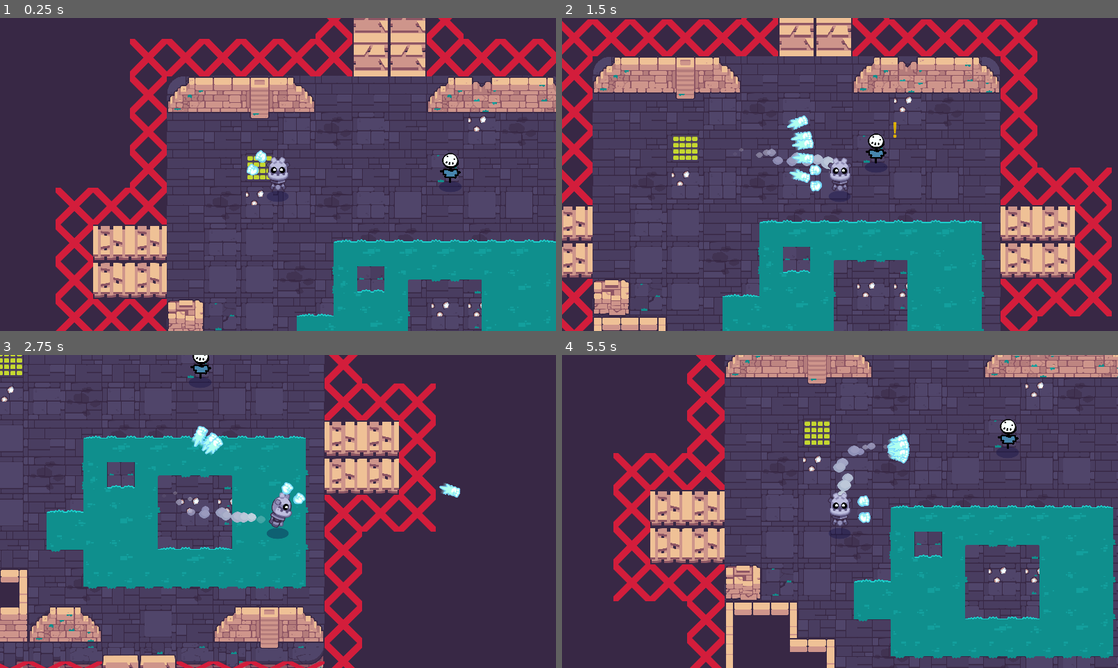
Above: before the commit, frames 1-4 (two rows, left to right).
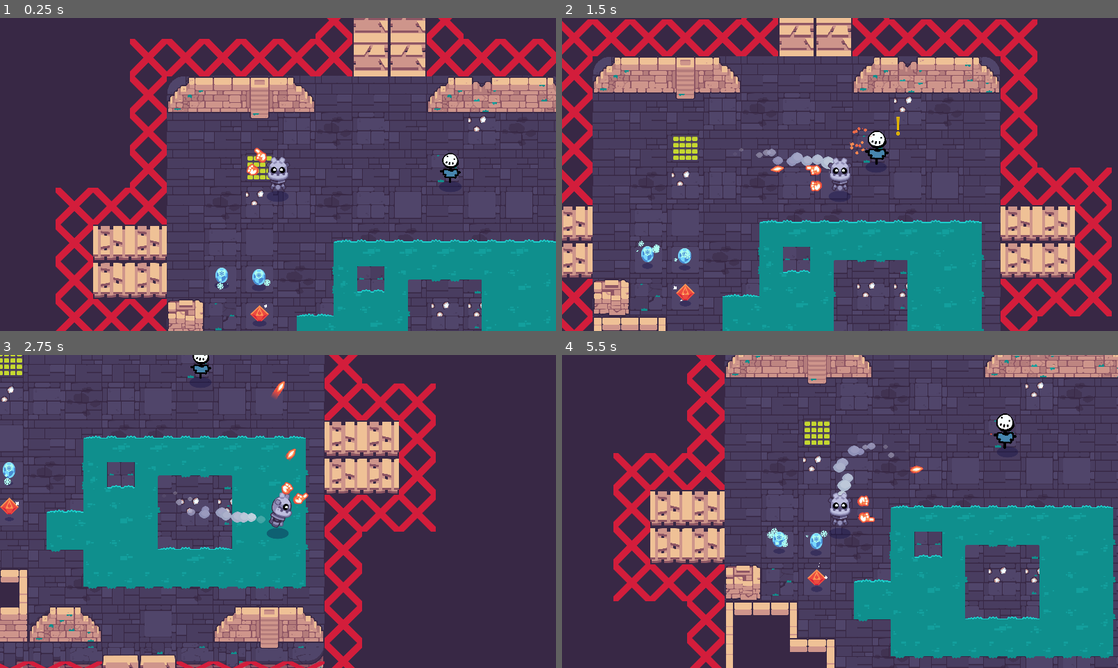
Above: after the commit, the same moments.

Repository: DavidZajicek/Sorcerers-Challenge
Game: Godot game, scene res://rooms/TestRoom.tscn
The game is run twice, just before and just after one commit, with the same random seed, the same clock (stepped at 60 frames per second) and the same inputs. Sound files missing from this copy of the repository are replaced by a short silence.
Inputs (mouse positions are in pixels of both pictures, inside the frame that each line leads up to):
- Up to frame 1 (0.25 s): no input
- Up to frame 2 (1.5 s): move the mouse to (962, 158) at 0.52 s; press the mouse at (962, 158) at 0.53 s; hold D (move_right) 0.53-1.28 s; move the mouse to (728, 190) at 1.27 s; release the mouse at (728, 190) at 1.28 s; hold S (move_down) from 1.28 s (still down); click (728, 190) at 1.35 s
- Up to frame 3 (2.75 s): move the mouse to (333, 442) at 2.02 s; release S (move_down) at 2.03 s; press the mouse at (333, 442) at 2.03 s; hold D (move_right) from 2.03 s (still down)
- Up to frame 4 (5.5 s): move the mouse to (812, 574) at 2.77 s; release D (move_right) at 2.78 s; release the mouse at (812, 574) at 2.78 s; hold W (move_up) 2.78-3.53 s; click (812, 574) at 2.85 s; move the mouse to (1006, 558) at 3.52 s; press the mouse at (1006, 558) at 3.53 s; hold A (move_left) 3.53-5.03 s; move the mouse to (673, 464) at 4.27 s; release the mouse at (673, 464) at 4.28 s; click (673, 464) at 4.35 s; move the mouse to (867, 511) at 5.02 s; press the mouse at (867, 511) at 5.03 s; hold S (move_down) from 5.03 s (still down)

The runs differ from the first frame. In frame 1, 0.4% of the frame differs, in the area x 38-49%, y 41-97%; in frame 2, 1.2%, in the area x 13-61%, y 31-91%; in frame 3, 0.9%; in frame 4, 1.0%.

Commit message:
Add spell pickup items

Diff:
--- a/bullets/ice_fist/IceFist.gd
+++ b/bullets/ice_fist/IceFist.gd
@@ -5,23 +5,13 @@
 onready var _animation_player := $AnimationPlayer as AnimationPlayer
 onready var _ice_splash_particles := $IceSplashParticles2D as Particles2D
 
-var current_speed : float
 
 func _ready() -> void:
 	_animation_player.connect("animation_finished", self, "_on_AnimationPlayer_animation_finished")
 	_animation_player.play("spawn")
 
-func _move(delta: float) -> void:
-	if current_speed < speed:
-		current_speed += acceleration
-	var distance := current_speed * delta
-	var motion := transform.x * current_speed * delta
-
-	position += motion
-
-	_travelled_distance += distance
-	if _travelled_distance > max_range:
-		_destroy()
+func _physics_process(delta: float) -> void:
+	speed += acceleration * delta
 
 func _destroy():
 	_disable()
--- a/bullets/ice_fist/IceFist.tscn
+++ b/bullets/ice_fist/IceFist.tscn
@@ -163,7 +163,7 @@
 script = ExtResource( 1 )
 speed = 300.0
 damage = 3
-acceleration = 10.0
+acceleration = 500.0
 
 [node name="Sprite" type="Sprite" parent="."]
 scale = Vector2( 1e-05, 1e-05 )
--- /dev/null
+++ b/pickups/fire_spells/PickupFireSpell.tscn
@@ -0,0 +1,17 @@
+[gd_scene load_steps=6 format=2]
+
+[ext_resource path="res://pickups/Pickup.tscn" type="PackedScene" id=1]
+[ext_resource path="res://pickups/PickupSpell.gd" type="Script" id=2]
+[ext_resource path="res://spells/fire_rapid/SpellFireRapid.tscn" type="PackedScene" id=3]
+[ext_resource path="res://pickups/fire_spells/pickup_fire.png" type="Texture" id=4]
+[ext_resource path="res://pickups/fire_spells/pickup_fire.wav" type="AudioStream" id=5]
+
+[node name="PickupFireSpell" instance=ExtResource( 1 )]
+script = ExtResource( 2 )
+spell_scene = ExtResource( 3 )
+
+[node name="Sprite" parent="." index="2"]
+texture = ExtResource( 4 )
+
+[node name="AudioStreamPlayer2D" parent="." index="3"]
+stream = ExtResource( 5 )
--- /dev/null
+++ b/pickups/ice_spells/PickupIceSpell.tscn
@@ -0,0 +1,21 @@
+[gd_scene load_steps=7 format=2]
+
+[ext_resource path="res://pickups/Pickup.tscn" type="PackedScene" id=1]
+[ext_resource path="res://pickups/PickupSpell.gd" type="Script" id=2]
+[ext_resource path="res://spells/ice_punch/SpellIcePunch.tscn" type="PackedScene" id=3]
+[ext_resource path="res://pickups/ice_spells/particle_ice.png" type="Texture" id=4]
+[ext_resource path="res://pickups/ice_spells/pickup_ice.png" type="Texture" id=5]
+[ext_resource path="res://pickups/ice_spells/pickup_ice.wav" type="AudioStream" id=6]
+
+[node name="PickupIceSpell" instance=ExtResource( 1 )]
+script = ExtResource( 2 )
+spell_scene = ExtResource( 3 )
+
+[node name="Sprite" parent="." index="2"]
+texture = ExtResource( 5 )
+
+[node name="PariclesSparkle" parent="Sprite" index="0"]
+texture = ExtResource( 4 )
+
+[node name="AudioStreamPlayer2D" parent="." index="3"]
+stream = ExtResource( 6 )
--- /dev/null
+++ b/pickups/ice_spells/PickupSprayIceSpell.tscn
@@ -0,0 +1,22 @@
+[gd_scene load_steps=7 format=2]
+
+[ext_resource path="res://pickups/Pickup.tscn" type="PackedScene" id=1]
+[ext_resource path="res://pickups/PickupSpell.gd" type="Script" id=2]
+[ext_resource path="res://spells/ice_punch/SpellIcePunchSpray.tscn" type="PackedScene" id=3]
+[ext_resource path="res://pickups/ice_spells/particle_ice.png" type="Texture" id=4]
+[ext_resource path="res://pickups/ice_spells/pickup_ice.png" type="Texture" id=5]
+[ext_resource path="res://pickups/ice_spells/pickup_ice.wav" type="AudioStream" id=6]
+
+[node name="PickupSprayIceSpell" instance=ExtResource( 1 )]
+script = ExtResource( 2 )
+spell_scene = ExtResource( 3 )
+
+[node name="Sprite" parent="." index="2"]
+texture = ExtResource( 5 )
+
+[node name="PariclesSparkle" parent="Sprite" index="0"]
+amount = 10
+texture = ExtResource( 4 )
+
+[node name="AudioStreamPlayer2D" parent="." index="3"]
+stream = ExtResource( 6 )
--- a/robot/Robot.tscn
+++ b/robot/Robot.tscn
@@ -8,7 +8,7 @@
 [ext_resource path="res://robot/Robot.gd" type="Script" id=6]
 [ext_resource path="res://props/shadow/Shadow.tscn" type="PackedScene" id=7]
 [ext_resource path="res://robot/death_03.wav" type="AudioStream" id=8]
-[ext_resource path="res://spells/ice_punch/SpellIcePunchSpray.tscn" type="PackedScene" id=9]
+[ext_resource path="res://spells/fire_basic/SpellBasicFire.tscn" type="PackedScene" id=9]
 [ext_resource path="res://robot/smoke.png" type="Texture" id=17]
 
 [sub_resource type="Animation" id=5]
--- a/rooms/TestRoom.tscn
+++ b/rooms/TestRoom.tscn
@@ -1,9 +1,12 @@
-[gd_scene load_steps=5 format=2]
+[gd_scene load_steps=8 format=2]
 
 [ext_resource path="res://rooms/assets/tileset_floating_dungeon.tres" type="TileSet" id=1]
 [ext_resource path="res://robot/Robot.tscn" type="PackedScene" id=2]
+[ext_resource path="res://pickups/ice_spells/PickupIceSpell.tscn" type="PackedScene" id=3]
 [ext_resource path="res://rooms/assets/tileset_inivisible_walls.tres" type="TileSet" id=4]
 [ext_resource path="res://mobs/dummy/Dummy.tscn" type="PackedScene" id=5]
+[ext_resource path="res://pickups/fire_spells/PickupFireSpell.tscn" type="PackedScene" id=6]
+[ext_resource path="res://pickups/ice_spells/PickupSprayIceSpell.tscn" type="PackedScene" id=7]
 
 [node name="TestRoom" type="YSort"]
 
@@ -83,3 +86,12 @@
 
 [node name="Dummy" parent="." instance=ExtResource( 5 )]
 position = Vector2( 979, 318 )
+
+[node name="PickupIceSpell" parent="." instance=ExtResource( 3 )]
+position = Vector2( 317, 697 )
+
+[node name="PickupFireSpell" parent="." instance=ExtResource( 6 )]
+position = Vector2( 319, 821 )
+
+[node name="PickupSprayIceSpell" parent="." instance=ExtResource( 7 )]
+position = Vector2( 189, 691 )
--- a/spells/fire_rapid/SpellFireRapid.tscn
+++ b/spells/fire_rapid/SpellFireRapid.tscn
@@ -1,11 +1,15 @@
-[gd_scene load_steps=4 format=2]
+[gd_scene load_steps=5 format=2]
 
 [ext_resource path="res://spells/fire_basic/SpellBasicFire.gd" type="Script" id=1]
 [ext_resource path="res://spells/Spell.tscn" type="PackedScene" id=2]
 [ext_resource path="res://bullets/fire_ball/Fireball.tscn" type="PackedScene" id=3]
+[ext_resource path="res://spells/fire_spray/shoot_fire.wav" type="AudioStream" id=4]
 
 [node name="SpellFireRapid" instance=ExtResource( 2 )]
 script = ExtResource( 1 )
 bullet_scene = ExtResource( 3 )
 random_angle_degrees = 35.0
 fire_rate = 15.0
+
+[node name="AudioStreamPlayer2D" parent="." index="0"]
+stream = ExtResource( 4 )
--- a/spells/ice_punch/SpellIcePunchSpray.tscn
+++ b/spells/ice_punch/SpellIcePunchSpray.tscn
@@ -10,7 +10,7 @@
 bullet_scene = ExtResource( 4 )
 random_angle_degrees = 50.0
 max_range = 2000.0
-max_bullet_speed = 1500.0
+max_bullet_speed = 100.0
 fire_rate = 1.0
 
 [node name="HandLeft" parent="." index="1"]
